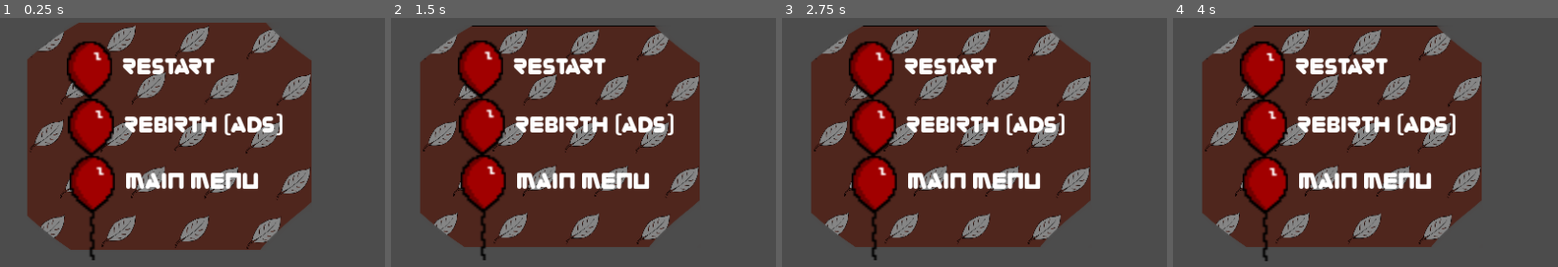
Above: before the commit, frames 1-4 (left to right).
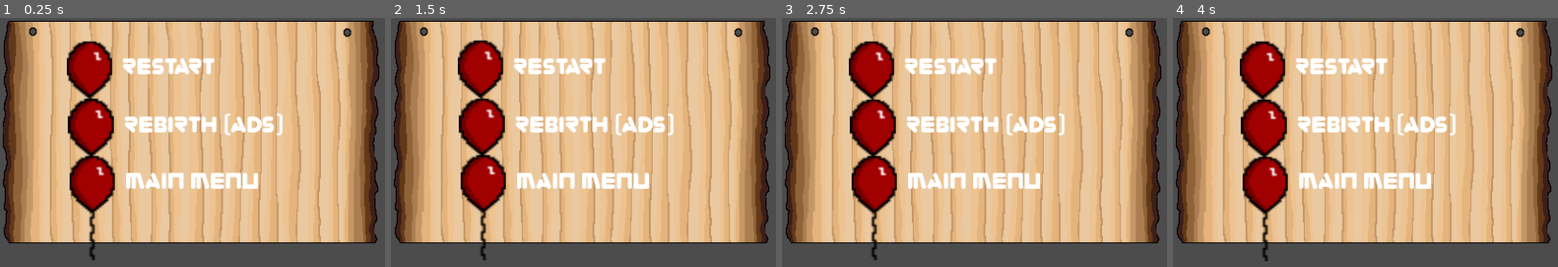
Above: after the commit, the same moments.

Repository: AldieNightStar/balloon_cat
Game: Godot game, scene res://Objects/SubMenus/GameMenu.tscn
Same seed, same stepped clock (60 frames per second), same inputs: the game is played once before the commit and once after it. This scene is started directly instead of the project's main scene.
Inputs (mouse positions are in pixels of both pictures, inside the frame that each line leads up to):
- Up to frame 1 (0.25 s): no input
- Up to frame 2 (1.5 s): tap Enter (ui_accept) at 0.5, 0.77 s; move the mouse to (outside the picture) at 0.52 s; click (outside the picture) at 0.67 s; move the mouse to (622, 212) at 1.27 s; click (622, 212) at 1.42 s
- Up to frame 3 (2.75 s): tap Enter (ui_accept) at 1.52 s; move the mouse to (outside the picture) at 2.02 s; click (outside the picture) at 2.17 s
- Up to frame 4 (4 s): move the mouse to (1515, 264) at 2.77 s; click (1515, 264) at 2.92 s; tap Enter (ui_accept) at 3.02, 3.77 s; move the mouse to (outside the picture) at 3.52 s; click (outside the picture) at 3.67 s

The runs differ from the first frame. In frame 1, 79% of the frame differs, in the area x 0-99%, y 1-94%; in frame 2, 78%; in frame 3, 78%; in frame 4, 78%.

Commit message:
add new background

Diff:
--- a/Objects/SubMenus/GameMenu.tscn
+++ b/Objects/SubMenus/GameMenu.tscn
@@ -1,6 +1,6 @@
 [gd_scene load_steps=6 format=2]
 
-[ext_resource path="res://assets/Background/DeathMenuBg.png" type="Texture" id=1]
+[ext_resource path="res://assets/Background/board.png" type="Texture" id=1]
 [ext_resource path="res://Objects/Button/LabelButton.tscn" type="PackedScene" id=2]
 [ext_resource path="res://Objects/Button/Button.tscn" type="PackedScene" id=3]
 
@@ -63,25 +63,13 @@
 
 [sub_resource type="Animation" id=2]
 length = 0.3
-tracks/0/type = "value"
-tracks/0/path = NodePath("DeathMenuBg:scale")
-tracks/0/interp = 1
-tracks/0/loop_wrap = true
-tracks/0/imported = false
-tracks/0/enabled = true
-tracks/0/keys = {
-"times": PoolRealArray( 0, 0.2, 0.3 ),
-"transitions": PoolRealArray( 1, 1, 1 ),
-"update": 0,
-"values": [ Vector2( 0.242634, 0.232222 ), Vector2( 0.300847, 0.325525 ), Vector2( 0.289992, 0.306474 ) ]
-}
 
 [node name="GameMenu" type="Node2D"]
 script = SubResource( 1 )
 
 [node name="DeathMenuBg" type="Sprite" parent="."]
-position = Vector2( 179.967, 125.882 )
-scale = Vector2( 0.289992, 0.306474 )
+position = Vector2( 202.624, 121.718 )
+scale = Vector2( 0.845601, 1.07811 )
 texture = ExtResource( 1 )
 __meta__ = {
 "_edit_lock_": true
